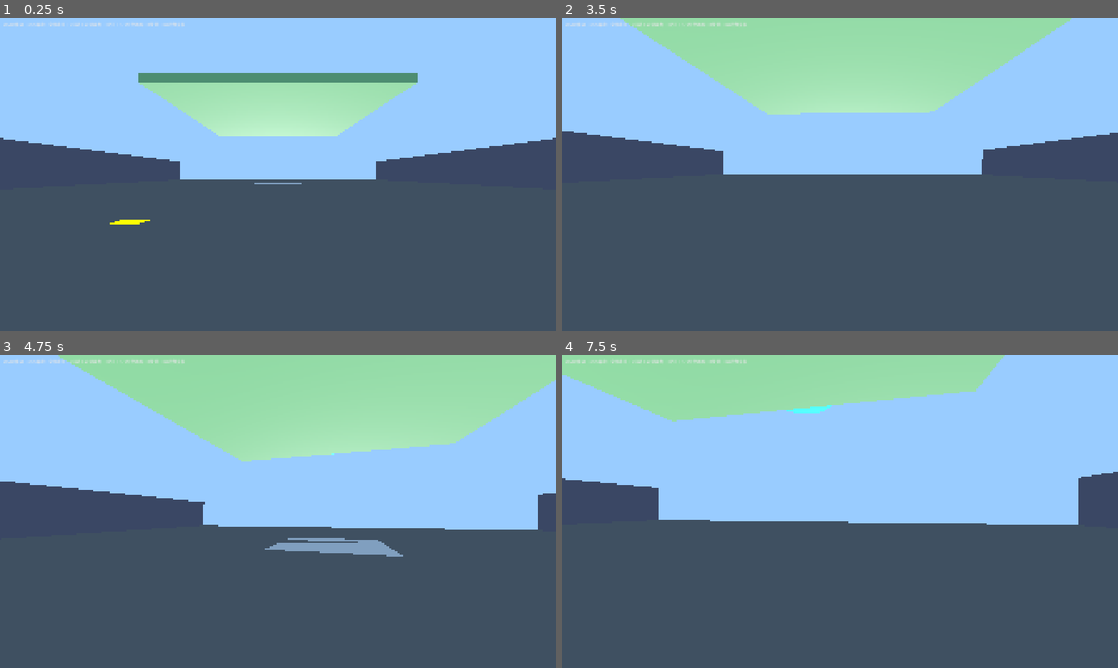
Above: before the commit, frames 1-4 (two rows, left to right).
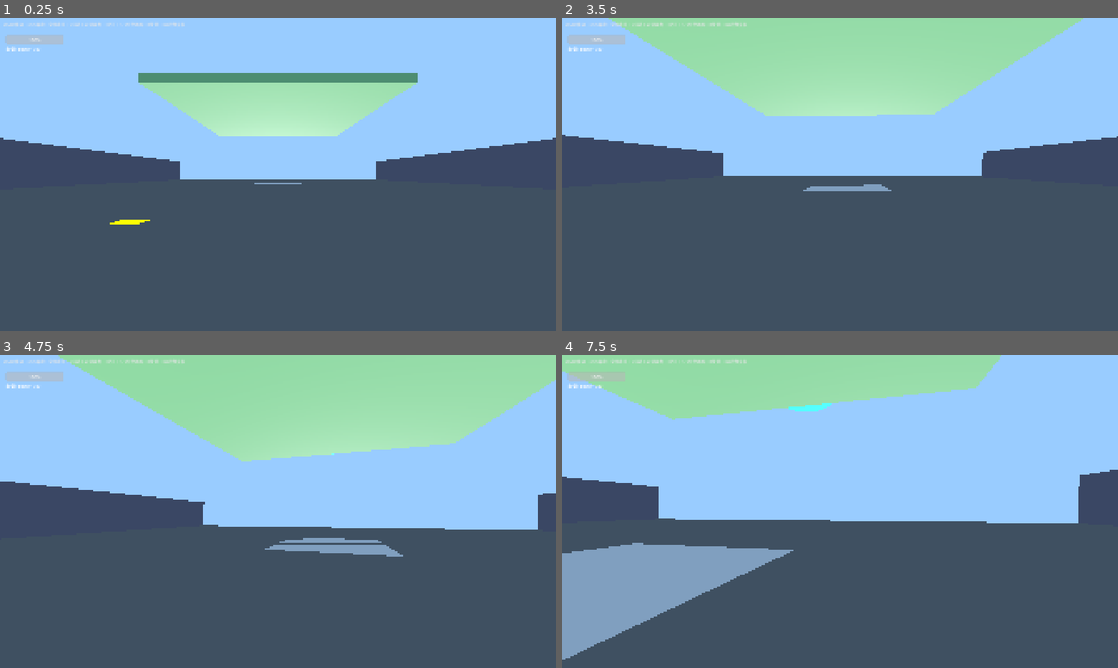
Above: after the commit, the same moments.

Repository: Potatopill98/let-s_go
Game: Godot game, scene res://modules/level/tests/level2_test.tscn
The game is run twice, just before and just after one commit, with the same random seed, the same clock (stepped at 60 frames per second) and the same inputs.
Inputs (mouse positions are in pixels of both pictures, inside the frame that each line leads up to):
- Up to frame 1 (0.25 s): no input
- Up to frame 2 (3.5 s): tap Enter at 0.5 s; move the mouse to (867, 174) at 0.52 s; hold W (move_forward) from 0.53 s (still down); tap E (interact) at 0.6, 3.05 s; click (867, 174) at 0.67 s; tap Space (jump) at 0.77, 1.07, 1.52, 1.82, 2.3, 2.85, 3.02, 3.32 s; tap 1 at 0.8, 1.35 s; move the mouse to (812, 174) at 1.27 s; click (812, 174) at 1.42 s; tap 2 at 1.55, 2.1 s; move the mouse to (851, 168) at 2.02 s; click (851, 168) at 2.17 s; move the mouse to (834, 180) at 2.77 s; click (834, 180) at 2.92 s
- Up to frame 3 (4.75 s): keep holding W (move_forward); move the mouse to (316, 514) at 3.52 s; tap E (interact) at 3.6 s; click (316, 514) at 3.67 s; tap Space (jump) at 3.77, 4.07, 4.52 s; tap 1 at 3.8, 4.35 s; tap R (reload) at 4.15 s; move the mouse to (233, 508) at 4.27 s; click (233, 508) at 4.42 s; tap 2 at 4.55 s
- Up to frame 4 (7.5 s): tap Space (jump) at 4.82, 5.3, 6.02, 6.32, 6.77, 7.07 s; move the mouse to (845, 511) at 5.02 s; tap 2 at 5.1 s; click (845, 511) at 5.17 s; move the mouse to (817, 505) at 5.77 s; release W (move_forward) at 5.78 s; hold D (move_right) 5.78-6.53 s; tap Q at 5.85 s; click (817, 505) at 5.92 s; tap E (interact) at 6.05, 7.35 s; move the mouse to (867, 511) at 6.52 s; hold Shift 6.53-7.28 s; hold W (move_forward) from 6.53 s (still down); click (867, 511) at 6.67 s; tap 1 at 6.8 s; move the mouse to (812, 511) at 7.27 s; click (812, 511) at 7.42 s

The runs differ from the first frame. In frame 1, 0.4% of the frame differs, in the area x 0-12%, y 5-11%; in frame 2, 2.5%; in frame 3, 0.6%; in frame 4, 9.0%, in the area x 0-100%, y 0-98%.

Commit message:
feat: UI优化完成，玩家血量条+怪物头顶血条+修理进度百分比显示，修复脚本编码问题

Diff:
--- a/modules/interaction/repair_task.gd
+++ b/modules/interaction/repair_task.gd
@@ -29,7 +29,8 @@
 				active_players += 1
 	if active_players > 0:
 		current_progress += repair_speed_per_player * active_players * delta
-		UIManager.show_progress(current_progress, required_progress, "修理进度")
+		UIManager.show_progress(current_progress, required_progress, "修理中")
+		UIManager.show_interaction_prompt("修理中：%d%%" % int(current_progress / required_progress * 100))
 		repair_progress_changed.emit(current_progress, required_progress)
 		if current_progress >= required_progress:
 			current_progress = required_progress
@@ -40,7 +41,7 @@
 		var player: Player = body as Player
 		interacting_players.append(player)
 		if interacting_players.size() == 1:
-			UIManager.show_interaction_prompt("按住E修理")
+			UIManager.show_interaction_prompt("按住E修理（%d%%）" % int(current_progress / required_progress * 100))
 
 func _on_body_exited(body: Node3D) -> void:
 	if body is Player:
--- a/modules/monster/base_monster.gd
+++ b/modules/monster/base_monster.gd
@@ -1,25 +1,25 @@
 extends CharacterBody3D
 class_name BaseMonster
 
-# ==================== 基础参数（参考常见游戏稳定数值） ====================
-@export var move_speed: float = 4.0          # 追击速度
-@export var detect_range: float = 35.0       # 检测玩家范围
-@export var attack_range: float = 2.0        # 攻击距离
-@export var attack_damage: float = 8.0       # 攻击伤害
-@export var attack_cooldown: float = 1.0     # 攻击间隔
-@export var max_health: float = 30.0         # 最大血量
-@export var hit_stun_time: float = 0.35      # 受击硬直时间
-@export var knockback_reduce: float = 0.25   # 击退抗性（0=全额击退，1=完全免疫）
+# Params
+@export var move_speed: float = 4.0
+@export var detect_range: float = 35.0
+@export var attack_range: float = 2.0
+@export var attack_damage: float = 8.0
+@export var attack_cooldown: float = 1.0
+@export var max_health: float = 30.0
+@export var hit_stun_time: float = 0.35
+@export var knockback_reduce: float = 0.25
 
-# ==================== 内部状态 ====================
+# State
 var current_health: float = 30.0
 var attack_timer: float = 0.0
 var hit_stun_timer: float = 0.0
 var is_dead: bool = false
 var gravity: float = ProjectSettings.get_setting("physics/3d/default_gravity")
-# 防卡住用
 var stuck_check_timer: float = 0.0
 var last_pos: Vector3 = Vector3.ZERO
+var health_bar_3d: Sprite3D = null
 
 @onready var mesh: MeshInstance3D = $MeshInstance3D
 
@@ -27,56 +27,50 @@
 	current_health = max_health
 	add_to_group("monster")
 	last_pos = global_position
+	# Create health bar
+	health_bar_3d = Sprite3D.new()
+	health_bar_3d.texture = make_health_bar_texture()
+	health_bar_3d.scale = Vector3(0.05, 0.05, 1)
+	health_bar_3d.position = Vector3(0, 2.2, 0)
+	health_bar_3d.billboard = BaseMaterial3D.BILLBOARD_ENABLED
+	add_child(health_bar_3d)
 
-# ==================== 主逻辑：每帧重新计算，不缓存状态，最稳定 ====================
 func _physics_process(delta: float) -> void:
-	# 死亡处理
 	if is_dead:
 		velocity = Vector3.ZERO
 		move_and_slide()
 		return
-	# 重力
 	if not is_on_floor():
 		velocity.y -= gravity * delta
 	else:
 		velocity.y = 0.0
-	# 计时器
 	if attack_timer > 0.0:
 		attack_timer -= delta
 	if hit_stun_timer > 0.0:
 		hit_stun_timer -= delta
-		# 硬直期间只应用击退，不做AI，然后直接移动
 		move_and_slide()
 		return
-	# 每帧重新找最近玩家，不会因为引用失效卡住
 	var target: Player = find_nearest_player()
 	if target == null:
-		# 没目标就站住
 		velocity.x = 0.0
 		velocity.z = 0.0
 		move_and_slide()
 		return
-	# 计算水平距离
 	var to_target: Vector3 = target.global_position - global_position
 	to_target.y = 0.0
 	var dist: float = to_target.length()
-	# 朝向玩家
 	if dist > 0.1:
 		rotation.y = atan2(-to_target.x, -to_target.z)
-	# 状态判断：距离够近就攻击，否则追击
 	if dist <= attack_range:
-		# 攻击范围内：停下，CD好了就打
 		velocity.x = 0.0
 		velocity.z = 0.0
 		if attack_timer <= 0.0:
 			attack_timer = attack_cooldown
 			target.take_damage(attack_damage, to_target.normalized() * 3.0)
 	else:
-		# 追击：直接设置速度朝向玩家，最简单稳定
 		var dir: Vector3 = to_target.normalized()
 		velocity.x = dir.x * move_speed
 		velocity.z = dir.z * move_speed
-	# 防卡住：如果速度不为0但0.5秒没移动，跳一下
 	if velocity.length() > 1.0:
 		stuck_check_timer += delta
 		if global_position.distance_to(last_pos) < 0.05 and stuck_check_timer > 0.5:
@@ -85,10 +79,8 @@
 		if global_position.distance_to(last_pos) > 0.05:
 			stuck_check_timer = 0.0
 	last_pos = global_position
-	# 移动
 	move_and_slide()
 
-# ==================== 工具方法 ====================
 func find_nearest_player() -> Player:
 	var players: Array = get_tree().get_nodes_in_group("player")
 	var nearest: Player = null
@@ -103,12 +95,11 @@
 			nearest = p
 	return nearest
 
-# ==================== 受击接口 ====================
 func take_damage(amount: float, knockback: Vector3 = Vector3.ZERO) -> void:
 	if is_dead:
 		return
 	current_health -= amount
-	# 直接设置击退速度，不叠加，避免速度抵消
+	update_health_bar()
 	var kb_force: float = knockback.length() * (1.0 - knockback_reduce)
 	var kb_dir: Vector3 = knockback.normalized()
 	velocity.x = kb_dir.x * kb_force
@@ -120,9 +111,25 @@
 func die() -> void:
 	is_dead = true
 	mesh.scale = Vector3(1.3, 0.1, 1.3)
+	if health_bar_3d != null:
+		health_bar_3d.queue_free()
 	var t: Timer = Timer.new()
 	t.wait_time = 2.0
 	t.one_shot = true
 	t.timeout.connect(queue_free)
 	add_child(t)
 	t.start()
+
+func make_health_bar_texture() -> ImageTexture:
+	var img: Image = Image.create(64, 8, false, Image.FORMAT_RGBA8)
+	img.fill(Color(1, 0.2, 0.2, 1))
+	var health_ratio: float = current_health / max_health
+	var green_width: int = int(64 * health_ratio)
+	for x in range(green_width):
+		for y in range(8):
+			img.set_pixel(x, y, Color(0.2, 1, 0.2, 1))
+	return ImageTexture.create_from_image(img)
+
+func update_health_bar() -> void:
+	if health_bar_3d != null:
+		health_bar_3d.texture = make_health_bar_texture()
--- a/modules/player/player.gd
+++ b/modules/player/player.gd
@@ -1,24 +1,24 @@
 extends CharacterBody3D
 class_name Player
 
-# 基础移动参数
+# Movement params
 @export var walk_speed: float = 5.0
 @export var run_speed: float = 8.0
 @export var jump_velocity: float = 4.5
 @export var mouse_sensitivity: float = 0.002
-# 闪避参数
+# Dodge params
 @export var dodge_speed: float = 12.0
 @export var dodge_duration: float = 0.3
 @export var dodge_cooldown: float = 1.0
-# 挥拳参数
+# Punch params
 @export var punch_damage: float = 5.0
 @export var punch_cooldown: float = 1.0
-# 生命参数
+# Health params
 @export var max_health: float = 100.0
 var current_health: float = 100.0
 @export var hit_stun_duration: float = 0.2
 
-# 内部状态
+# Internal state
 var gravity: float = ProjectSettings.get_setting("physics/3d/default_gravity")
 var current_move_speed: float = 5.0
 var dodge_timer: float = 0.0
@@ -27,7 +27,7 @@
 var punch_cd_timer: float = 0.0
 var dodge_direction: Vector3 = Vector3.ZERO
 var hit_stun_timer: float = 0.0
-# 武器系统
+# Weapon system
 var weapons: Array = []
 var current_weapon_index: int = -1
 
@@ -41,41 +41,43 @@
 	add_to_group("player")
 
 func _unhandled_input(event: InputEvent) -> void:
-	# 受击硬直期间不响应输入
+	# Skip input during hit stun
 	if hit_stun_timer > 0.0:
 		return
-	# 鼠标视角
+	# Mouse look
 	if event is InputEventMouseMotion and Input.mouse_mode == Input.MOUSE_MODE_CAPTURED:
 		rotate_y(-event.relative.x * mouse_sensitivity)
 		head.rotate_x(-event.relative.y * mouse_sensitivity)
 		head.rotation.x = clamp(head.rotation.x, -PI / 2.0 + 0.01, PI / 2.0 - 0.01)
-	# ESC切换鼠标
+	# ESC toggle mouse
 	if event.is_action_pressed("ui_cancel"):
 		if Input.mouse_mode == Input.MOUSE_MODE_CAPTURED:
 			Input.mouse_mode = Input.MOUSE_MODE_VISIBLE
 		else:
 			Input.mouse_mode = Input.MOUSE_MODE_CAPTURED
-	# 闪避触发
+	# Dodge
 	if event is InputEventKey and event.pressed and event.keycode == KEY_Q and dodge_cd_timer <= 0.0 and not is_dodging and is_on_floor():
 		start_dodge()
-	# 武器切换 1/2
+	# Weapon switch 1/2
 	if event is InputEventKey and event.pressed and event.keycode == KEY_1:
 		switch_weapon(0)
 	if event is InputEventKey and event.pressed and event.keycode == KEY_2:
 		switch_weapon(1)
-	# 换弹R
+	# Reload R
 	if event is InputEventKey and event.pressed and event.keycode == KEY_R:
 		reload_current_weapon()
 
 func _physics_process(delta: float) -> void:
-	# 计时器递减
+	# Timers
 	if dodge_cd_timer > 0.0:
 		dodge_cd_timer -= delta
 	if punch_cd_timer > 0.0:
 		punch_cd_timer -= delta
 	if hit_stun_timer > 0.0:
 		hit_stun_timer -= delta
-	# 攻击检测：有武器用武器，没有就挥拳
+	# Update UI health
+	UIManager.update_health(current_health, max_health)
+	# Attack check
 	if Input.is_mouse_button_pressed(MOUSE_BUTTON_LEFT) and not is_dodging and hit_stun_timer <= 0.0:
 		if current_weapon_index >= 0 and current_weapon_index < weapons.size():
 			var weapon: Node = weapons[current_weapon_index]
@@ -83,13 +85,12 @@
 				weapon.attack()
 		elif punch_cd_timer <= 0.0:
 			start_punch()
-	# 受击硬直期间只应用重力和击退，不覆盖移动速度
-	if hit_stun_timer > 0.0:
-		if not is_on_floor():
-			velocity.y -= gravity * delta
-		move_and_slide()
-		return
-	# 闪避逻辑优先
+	# Gravity
+	if not is_on_floor():
+		velocity.y -= gravity * delta
+	# Movement
+	var input_dir: Vector2 = Input.get_vector("move_left", "move_right", "move_forward", "move_back")
+	var move_dir: Vector3 = (transform.basis * Vector3(input_dir.x, 0, input_dir.y)).normalized()
 	if is_dodging:
 		dodge_timer -= delta
 		velocity.x = dodge_direction.x * dodge_speed
@@ -97,21 +98,17 @@
 		if dodge_timer <= 0.0:
 			is_dodging = false
 	else:
-		# 正常移动逻辑
-		if not is_on_floor():
-			velocity.y -= gravity * delta
-		if Input.is_action_just_pressed("jump") and is_on_floor():
+		if hit_stun_timer <= 0.0:
+			velocity.x = move_dir.x * current_move_speed
+			velocity.z = move_dir.z * current_move_speed
+		# Jump
+		if Input.is_key_pressed(KEY_SPACE) and is_on_floor():
 			velocity.y = jump_velocity
-		# 奔跑切换
+		# Run
 		if Input.is_key_pressed(KEY_SHIFT):
 			current_move_speed = run_speed
 		else:
 			current_move_speed = walk_speed
-		# WASD输入
-		var input_dir: Vector2 = Input.get_vector("move_left", "move_right", "move_forward", "move_back")
-		var move_dir: Vector3 = (transform.basis * Vector3(input_dir.x, 0, input_dir.y)).normalized()
-		velocity.x = move_dir.x * current_move_speed
-		velocity.z = move_dir.z * current_move_speed
 	move_and_slide()
 
 func start_dodge() -> void:
@@ -127,15 +124,14 @@
 
 func start_punch() -> void:
 	punch_cd_timer = punch_cooldown
-	# 正常前方范围判定：3米内，正面120度角，命中最近怪物
 	var monsters: Array = get_tree().get_nodes_in_group("monster")
-	var hit_monster: BaseMonster = null
+	var hit_monster: Node = null
 	var min_dist: float = 3.0
 	var face_dir: Vector3 = -global_transform.basis.z
 	face_dir.y = 0.0
 	face_dir = face_dir.normalized()
 	for node in monsters:
-		var m: BaseMonster = node as BaseMonster
+		var m: Node = node
 		if m == null or m.is_dead:
 			continue
 		var to_monster: Vector3 = m.global_position - global_position
@@ -143,7 +139,6 @@
 		var dist: float = to_monster.length()
 		if dist >= min_dist:
 			continue
-		# 120度角判定
 		var dot: float = to_monster.normalized().dot(face_dir)
 		if dot < 0.5:
 			continue
@@ -157,61 +152,49 @@
 		var knockback: Vector3 = knockback_dir * 10.0
 		hit_monster.take_damage(punch_damage, knockback)
 
-# 受伤接口
 func take_damage(amount: float, knockback: Vector3 = Vector3.ZERO) -> void:
 	if current_health <= 0.0:
 		return
 	current_health -= amount
-	# 应用击退并进入受击硬直
 	velocity += knockback
 	hit_stun_timer = hit_stun_duration
 	if current_health <= 0.0:
 		current_health = 0.0
 
-
-# 装备武器
 func equip_weapon(weapon: Node) -> void:
 	if weapon == null:
 		return
-	# 先隐藏当前武器
 	if current_weapon_index >= 0 and current_weapon_index < weapons.size():
 		var old_weapon: Node = weapons[current_weapon_index]
 		if old_weapon != null:
 			old_weapon.visible = false
-	# 添加新武器
 	weapons.append(weapon)
-	weapon.set_owner_player(self)
-	# 挂载到武器点
 	var mount: Node3D = get_node("Head/WeaponMount") as Node3D
 	if mount != null:
 		mount.add_child(weapon)
-		weapon.position = Vector3.ZERO
-		weapon.rotation = Vector3.ZERO
-	# 切换到新武器
+		weapon.position = Vector3(0.3, -0.2, -0.5)
 	current_weapon_index = weapons.size() - 1
-
-# 切换武器
+	for w in weapons:
+		w.visible = false
+	weapon.visible = true
+
 func switch_weapon(index: int) -> void:
 	if index < 0 or index >= weapons.size():
 		return
 	if index == current_weapon_index:
 		return
-	# 隐藏当前武器
 	if current_weapon_index >= 0 and current_weapon_index < weapons.size():
 		var old_weapon: Node = weapons[current_weapon_index]
 		if old_weapon != null:
 			old_weapon.visible = false
-	# 显示新武器
 	current_weapon_index = index
 	var new_weapon: Node = weapons[current_weapon_index]
 	if new_weapon != null:
 		new_weapon.visible = true
 
-# 换弹
 func reload_current_weapon() -> void:
 	if current_weapon_index < 0 or current_weapon_index >= weapons.size():
 		return
 	var weapon: Node = weapons[current_weapon_index]
-	if weapon.has_method("reload"):
-
+	if weapon != null and weapon.has_method("reload"):
 		weapon.reload()
--- a/modules/ui/ui_manager.gd
+++ b/modules/ui/ui_manager.gd
@@ -5,6 +5,8 @@
 var message_container: VBoxContainer = null
 var controls_hint: Label = null
 var countdown_label: Label = null
+var health_bar: ProgressBar = null
+var health_label: Label = null
 
 @export var message_duration: float = 3.0
 
@@ -60,6 +62,22 @@
 	countdown_label.add_theme_color_override("font_shadow_color", Color(0, 0, 0, 1))
 	countdown_label.visible = false
 	add_child(countdown_label)
+	# 玩家血量条（左下角）
+	health_bar = ProgressBar.new()
+	health_bar.offset_left = 20.0
+	health_bar.offset_top = 60.0
+	health_bar.offset_right = 220.0
+	health_bar.offset_bottom = 90.0
+	health_bar.max_value = 100.0
+	health_bar.value = 100.0
+	add_child(health_bar)
+	health_label = Label.new()
+	health_label.text = "血量: 100/100"
+	health_label.offset_left = 20.0
+	health_label.offset_top = 95.0
+	health_label.add_theme_font_size_override("font_size", 16)
+	health_label.add_theme_color_override("font_color", Color(1, 1, 1, 1))
+	add_child(health_label)
 
 # 显示交互提示
 func show_interaction_prompt(text: String) -> void:
@@ -109,3 +127,9 @@
 # 隐藏倒计时
 func hide_countdown() -> void:
 	countdown_label.visible = false
+
+# 更新玩家血量显示
+func update_health(current: float, max: float) -> void:
+	health_bar.max_value = max
+	health_bar.value = current
+	health_label.text = "血量: %d/%d" % [ceil(current), ceil(max)]
